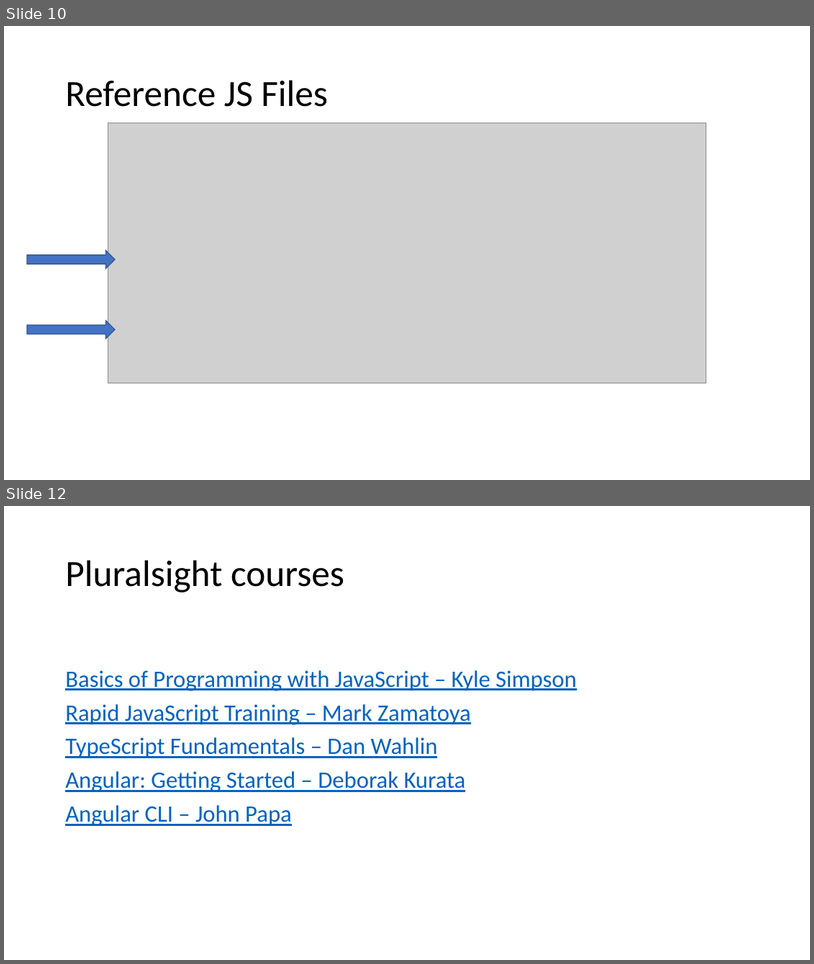
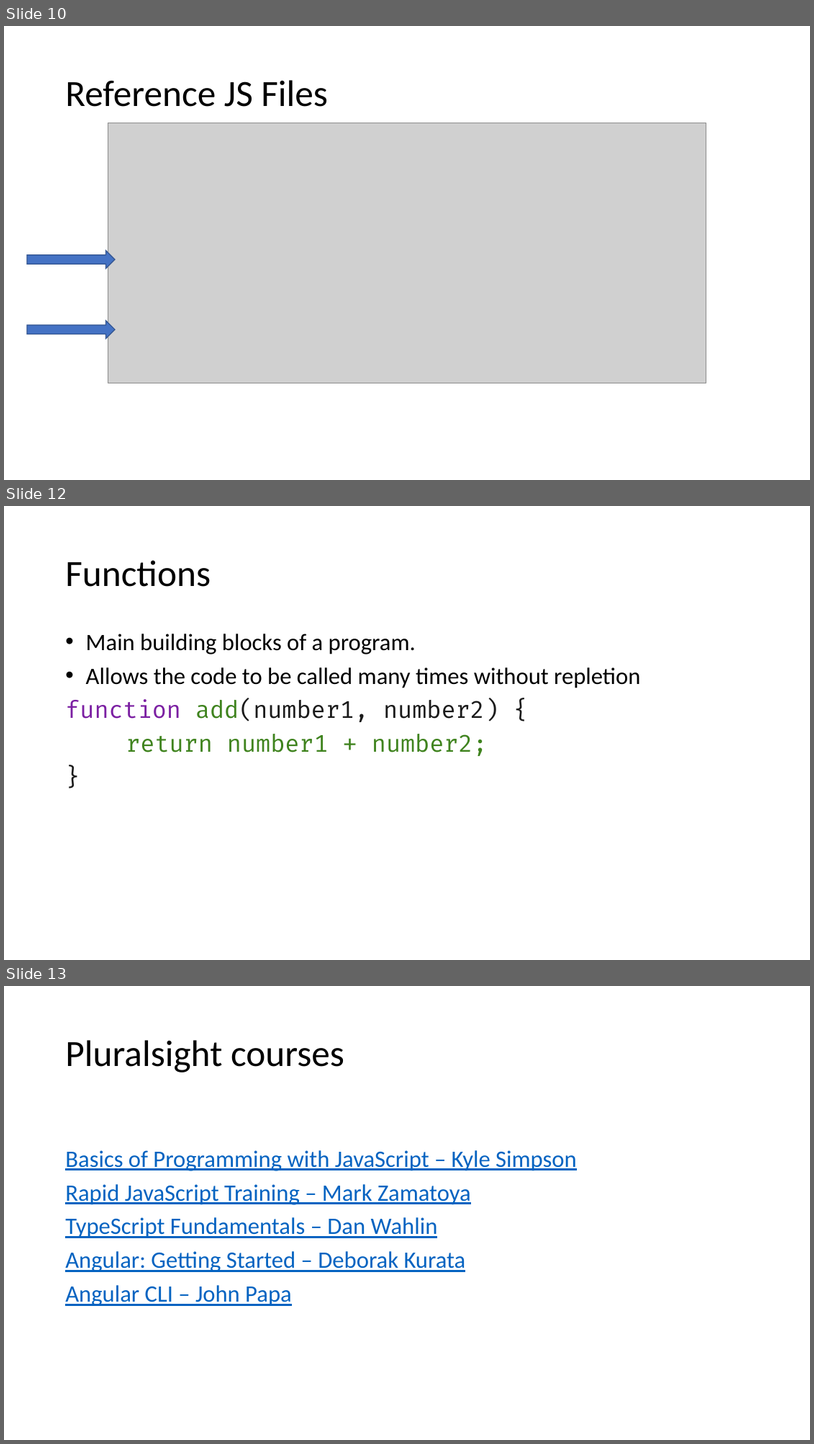
Before and after one commit to kumanan12/angular-training, a slide deck: files/Angular-training-2 [Autosaved].pptx. Shown one above the other, each under a label of ours: slides 10 and 12 before the commit, slides 10, 12 and 13 after it; the slides between them are not shown. The pictures are 814x964 and 814x1444 pixels, drawn with LibreOffice and Linux fonts; fonts in the diff are those of the drawing; grey boxes stand for pictures. Boxes give left, top, right and bottom in pixels: in the first picture for what was removed or moved away, otherwise in the second. Text is boxed around its words. In the diff, an @@ line names an element or a change of style, - is before the commit and + after.

```diff
--- a/files/Angular-training-2 [Autosaved].pptx
+++ b/files/Angular-training-2 [Autosaved].pptx
@@ slide 12 added at bbox=[4, 506, 810, 960], background #FFFFFF @@
@@ title added at bbox=[65, 560, 211, 587], 44 pt, text #000000 @@
+Functions
@@ text added at bbox=[65, 633, 640, 756], 28 pt, text #000000 @@
+• Main building blocks of a program.
+• Allows the code to be called many times without repletion
+function add(number1, number2) {
+return number1 + number2;
+}
@@ what was slide 12 is now slide 13 @@
```
Also in this commit, not shown: 1 slide changed, 6 other files.
